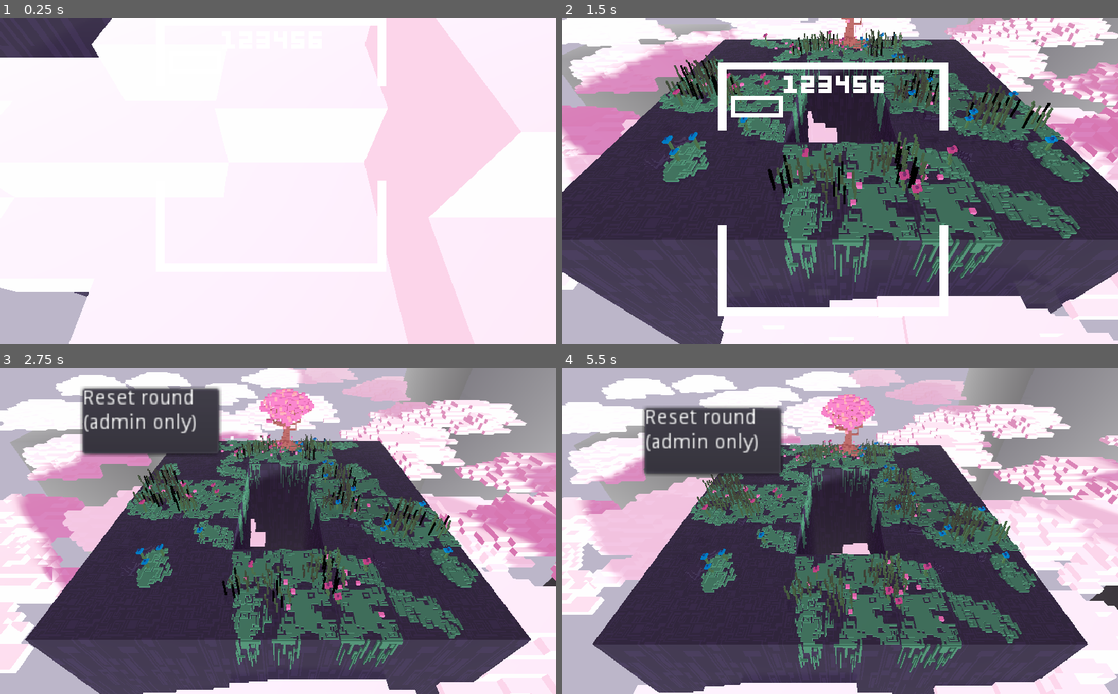
Above: before the commit, frames 1-4 (two rows, left to right).
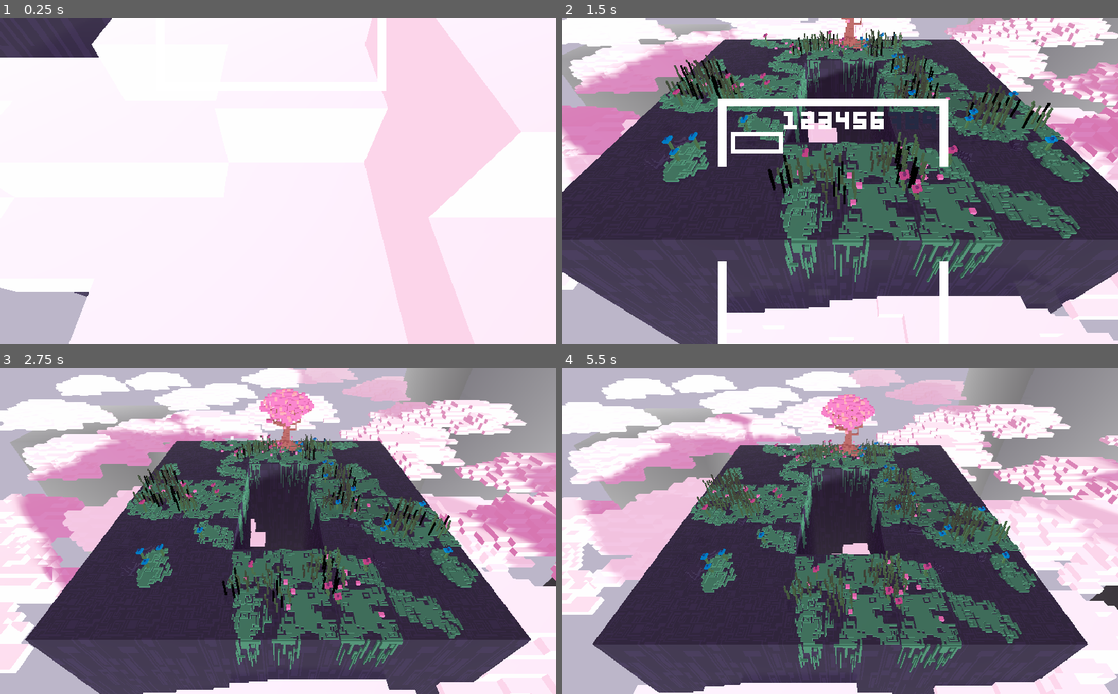
Above: after the commit, the same moments.

Repository: albielee/NSE_Challenge_Game
Game: Godot game, scene res://Worlds/world.tscn
Same seed, same stepped clock (60 frames per second), same inputs: the game is played once before the commit and once after it. This scene is started directly instead of the project's main scene.
Inputs (mouse positions are in pixels of both pictures, inside the frame that each line leads up to):
- Up to frame 1 (0.25 s): no input
- Up to frame 2 (1.5 s): tap Enter at 0.5 s; move the mouse to (962, 164) at 0.52 s; hold Right (move_right) 0.53-1.28 s; hold Tab (scoreboard) 0.53-1.28 s; click (962, 164) at 0.67 s; move the mouse to (728, 197) at 1.27 s; hold Down (move_down) from 1.28 s (still down); tap Space (move_dash) at 1.35 s
- Up to frame 3 (2.75 s): tap Tab (scoreboard) at 1.55, 2.3 s; move the mouse to (333, 459) at 2.02 s; release Down (move_down) at 2.03 s; hold Right (move_right) from 2.03 s (still down); hold Right mouse button (pull) from 2.03 s (still down)
- Up to frame 4 (5.5 s): move the mouse to (812, 596) at 2.77 s; release Right (move_right) at 2.78 s; release Right mouse button (pull) at 2.78 s; hold Up (move_up) 2.78-3.53 s; click (812, 596) at 2.85 s; tap Tab (scoreboard) at 3.05, 4.55, 5.3 s; move the mouse to (1006, 579) at 3.52 s; hold Tab (scoreboard) 3.53-4.28 s; hold Left (move_left) 3.53-5.03 s; move the mouse to (673, 482) at 4.27 s; tap E (summon_rock) at 4.35 s; move the mouse to (867, 531) at 5.02 s; hold Down (move_down) from 5.03 s (still down); hold Shift (temp_float) from 5.03 s (still down); click (867, 531) at 5.17 s

The runs differ from the first frame. In frame 1, 0.3% of the frame differs, in the area x 66-70%, y 0-72%; in frame 2, 4.7%; in frame 3, 5.1%, in the area x 14-40%, y 5-28%; in frame 4, 4.6%.

Commit message:
Scoreboard update

Diff:
--- a/NSE_Challenge_Game/Controllers/RoundController.tscn
+++ b/NSE_Challenge_Game/Controllers/RoundController.tscn
@@ -420,7 +420,9 @@
 
 [node name="Scoreboard" type="Panel" parent="."]
 margin_left = 216.0
+margin_top = -250.0
 margin_right = 216.0
+margin_bottom = -250.0
 rect_scale = Vector2( 2, 2 )
 __meta__ = {
 "_edit_use_anchors_": false
@@ -483,6 +485,7 @@
 margin_bottom = 68.0
 
 [node name="ResetButton" type="Button" parent="Scoreboard"]
+visible = false
 margin_left = -51.0
 margin_top = 235.0
 margin_right = 43.0
@@ -511,55 +514,46 @@
 frames = SubResource( 60 )
 
 [node name="1" type="AnimatedSprite" parent="Scoreboard"]
-visible = false
 position = Vector2( 49.5, 15 )
 frames = SubResource( 70 )
 animation = "1"
 
 [node name="2" type="AnimatedSprite" parent="Scoreboard"]
-visible = false
 position = Vector2( 61.5, 15 )
 frames = SubResource( 70 )
 animation = "2"
 
 [node name="3" type="AnimatedSprite" parent="Scoreboard"]
-visible = false
 position = Vector2( 73.5, 15 )
 frames = SubResource( 70 )
 animation = "3"
 
 [node name="4" type="AnimatedSprite" parent="Scoreboard"]
-visible = false
 position = Vector2( 85.5, 15 )
 frames = SubResource( 70 )
 animation = "4"
 
 [node name="5" type="AnimatedSprite" parent="Scoreboard"]
-visible = false
 position = Vector2( 97.5, 15 )
 frames = SubResource( 70 )
 animation = "5"
 
 [node name="6" type="AnimatedSprite" parent="Scoreboard"]
-visible = false
 position = Vector2( 109.5, 15 )
 frames = SubResource( 70 )
 animation = "6"
 
 [node name="7" type="AnimatedSprite" parent="Scoreboard"]
-visible = false
 position = Vector2( 121.5, 15 )
 frames = SubResource( 70 )
 animation = "7"
 
 [node name="8" type="AnimatedSprite" parent="Scoreboard"]
-visible = false
 position = Vector2( 133.5, 15 )
 frames = SubResource( 70 )
 animation = "8"
 
 [node name="9" type="AnimatedSprite" parent="Scoreboard"]
-visible = false
 position = Vector2( 145.5, 15 )
 frames = SubResource( 70 )
 animation = "9"
--- a/NSE_Challenge_Game/Controllers/roundController.gd
+++ b/NSE_Challenge_Game/Controllers/roundController.gd
@@ -21,7 +21,7 @@
 
 
 var slide_max_speed = 50
-var slide_speed = 0
+var slide_speed = 20
 var slide_accel = 30
 var scoreboard_sliding = false
 var scoreboard_open = false
@@ -105,7 +105,7 @@
 	var mul = 1
 	if(scoreboard_open):
 		mul = -1
-		slide_y = 100
+		slide_y = 150
 	else:
 		mul = 1
 		slide_y = -220
@@ -238,8 +238,8 @@
 
 	#Set up to where the best of numbers show
 	var best_of = 6
-	for b in range(best_of):
-		get_node("Scoreboard/" + str(b+1)).visible = true
+	for b in range(best_of, 9):
+		get_node("Scoreboard/" + str(b+1)).modulate = Color("262b44")
 
 func update_scoreboard():
 	var i = 1
